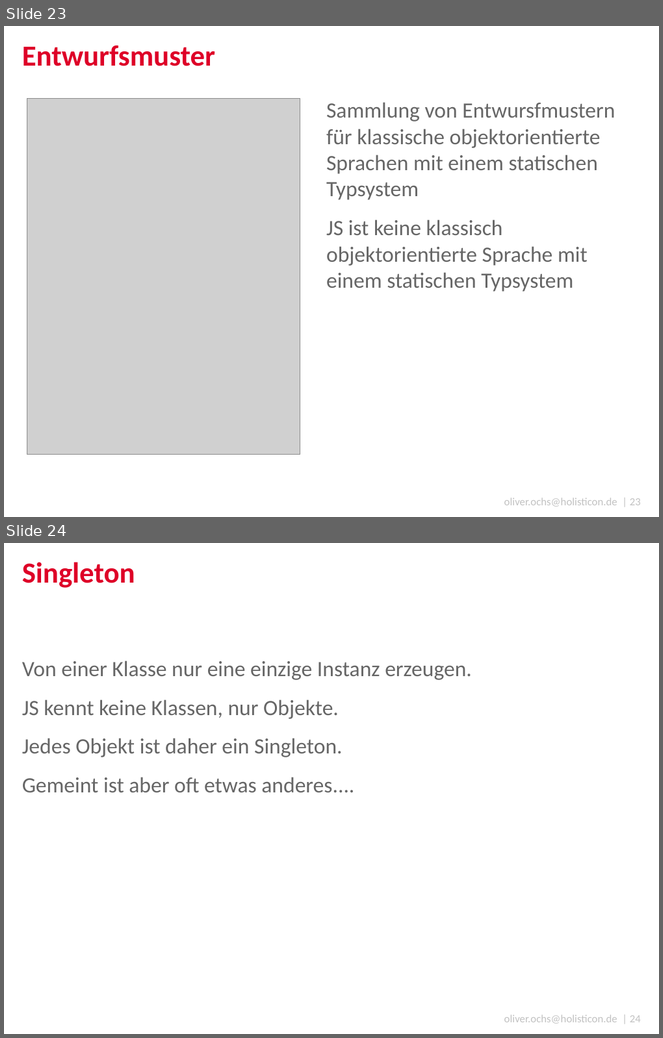
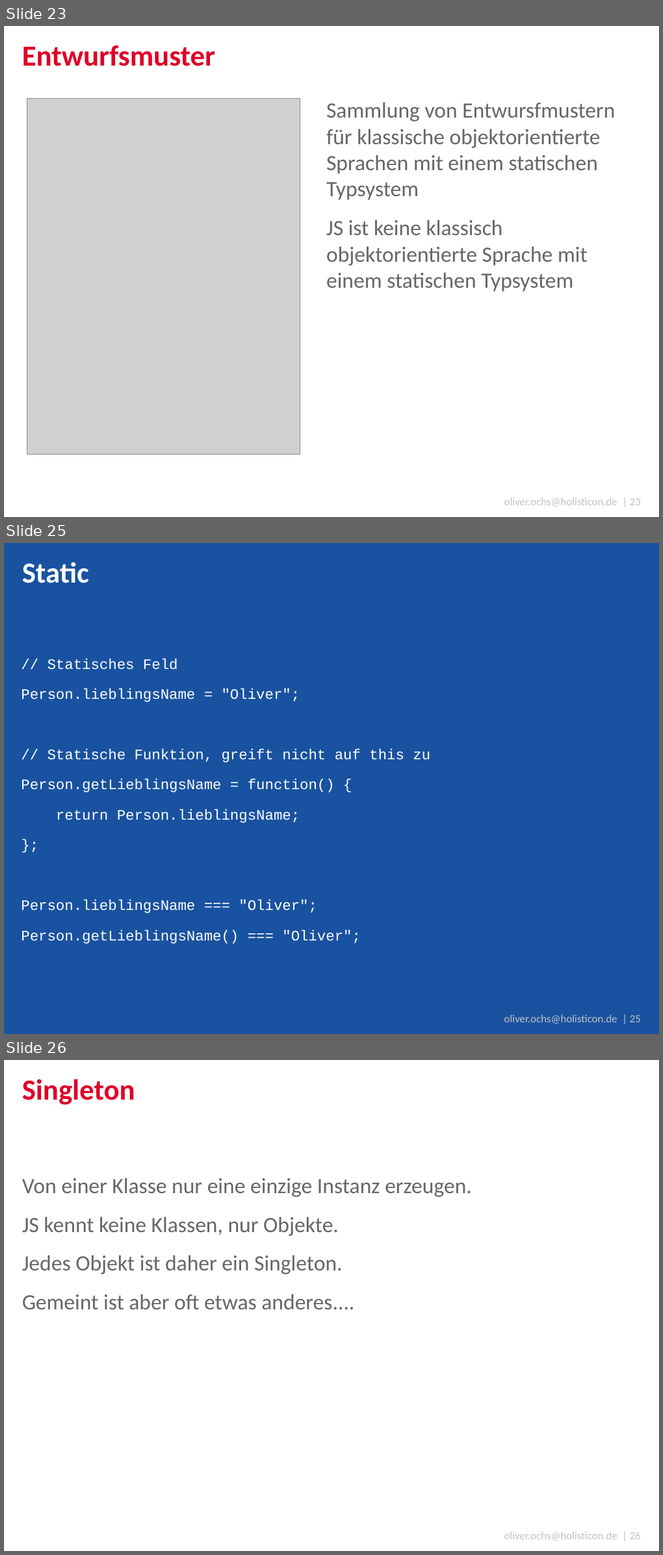
Before and after one commit to simonox/js-workshop, a slide deck: Tag 2.pptx. Shown one above the other, each under a label of ours: slides 23 and 24 before the commit, slides 23, 25 and 26 after it; the slides between them are not shown. The pictures are 663x1038 and 663x1555 pixels, drawn with LibreOffice and Linux fonts; fonts in the diff are those of the drawing; grey boxes stand for pictures; background and template pictures are left out. Boxes give left, top, right and bottom in pixels: in the first picture for what was removed or moved away, otherwise in the second. Text is boxed around its words. In the diff, an @@ line names an element or a change of style, - is before the commit and + after.

```diff
--- a/Tag 2.pptx
+++ b/Tag 2.pptx
@@ slide 25 added at bbox=[4, 543, 659, 1034], background #1952A0; not listed: 1 template element that a slide beside it also shows @@
@@ title added at bbox=[22, 562, 89, 583], 32 pt, text #FFFFFF, bold @@
+Static
@@ text added at bbox=[21, 658, 430, 944], 16 pt, text #FFFFFF @@
+// Statisches Feld
+Person.lieblingsName = "Oliver";
+// Statische Funktion, greift nicht auf this zu
+Person.getLieblingsName = function() {
+return Person.lieblingsName;
+};
+Person.lieblingsName === "Oliver";
+Person.getLieblingsName() === "Oliver";
@@ what was slide 24 is now slide 26 @@
@@ text at bbox=[504, 1532, 641, 1541]: text changed @@
-oliver.ochs@holisticon.de | 24
+oliver.ochs@holisticon.de | 26
```
Also in this commit, not shown: 2 slides changed, 15 other slides added.
